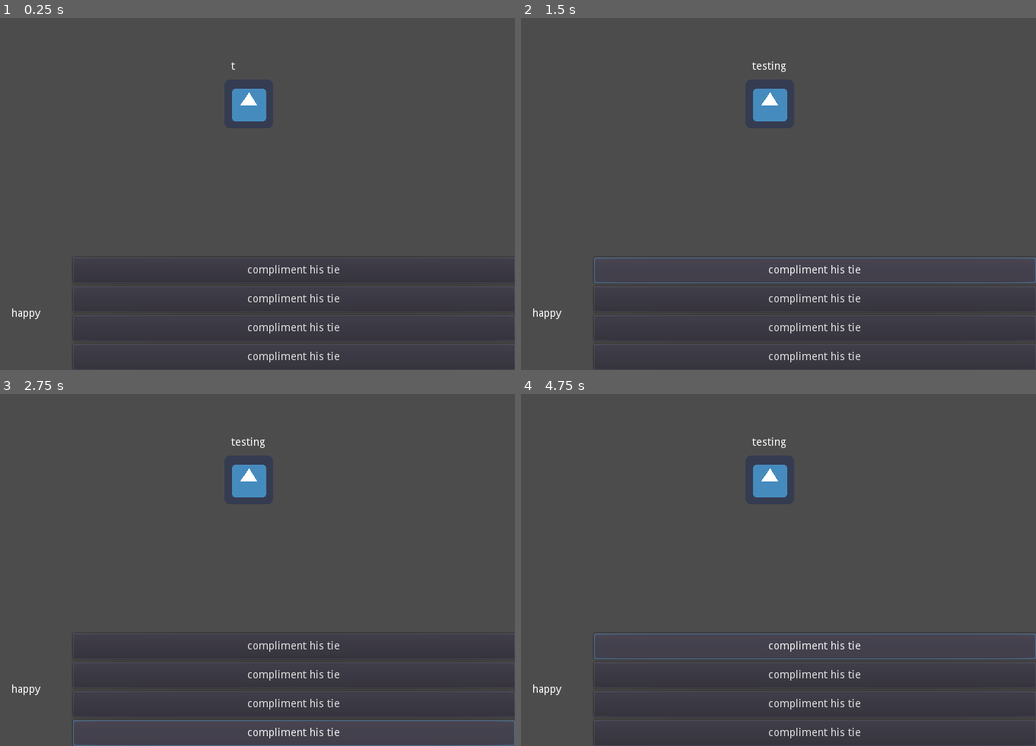
Above: before the commit, frames 1-4 (two rows, left to right).
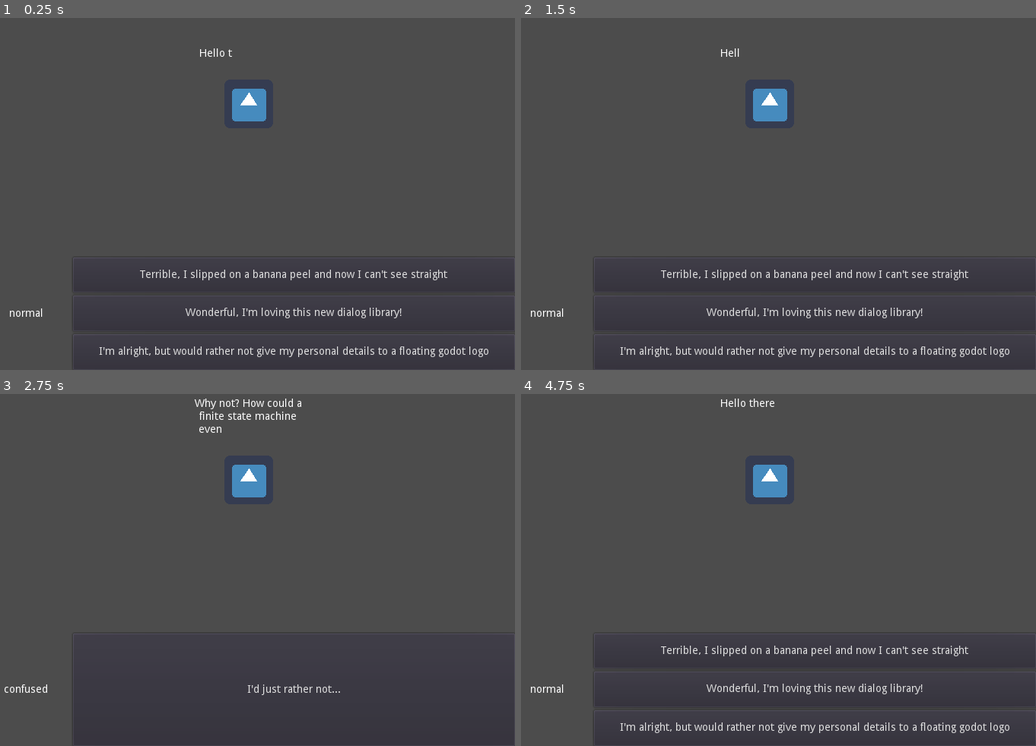
Above: after the commit, the same moments.

Repository: creikey/godot-dialog
Game: Godot game, scene res://Main.tscn
The game is run twice, just before and just after one commit, with the same random seed, the same clock (stepped at 60 frames per second) and the same inputs. The engine's default icon, where the game draws it, is replaced by a stand-in: a white triangle on a blue panel in a dark square.
Inputs (mouse positions are in pixels of both pictures, inside the frame that each line leads up to):
- Up to frame 1 (0.25 s): no input
- Up to frame 2 (1.5 s): click (814, 274) at 0.5 s, where only the run after the commit has a clickable "Terrible, I slipped on a bana…"; click "compliment his tie" (after the commit: "It's fine") at 1.25 s
- Up to frame 3 (2.75 s): click (293, 728) at 2 s, where only the run after the commit has a clickable "I'm alright, but would rather…"
- Up to frame 4 (4.75 s): click "compliment his tie" (after the commit: "I'd just rather not...") at 2.75 s; click (814, 689) at 3.5 s, where only the run after the commit has a clickable "Wonderful, I'm loving this ne…"; click "compliment his tie" (after the commit: "Yeah!") at 4.25 s

The runs differ from the first frame. In frame 1, 2.9% of the frame differs, in the area x 1-100%, y 8-98%; in frame 2, 3.3%; in frame 3, 2.0%; in frame 4, 3.4%, in the area x 1-100%, y 1-98%.

Commit message:
Fix bug in sample dialog and add working parser

Diff:
--- a/example-parser/DialogParser.gd
+++ b/example-parser/DialogParser.gd
@@ -3,15 +3,35 @@
 export (PackedScene) var choice_button_pack
 export (NodePath) var dialog_choices_vbox_node_path
 export (NodePath) var character_node_path
+export (NodePath) var status_label_path
 
 onready var dialog_choices_vbox_node = get_node(dialog_choices_vbox_node_path)
 onready var character_node = get_node(character_node_path)
+onready var status_label = get_node(status_label_path)
 
 var dialog_dict: Dictionary = {}
+
+var cur_state: String = "0" setget set_cur_state
+
+func set_cur_state(new_cur_state):
+	cur_state = new_cur_state
+	status_label.text = dialog_dict[cur_state]["state"]
+	character_node.text = dialog_dict[cur_state]["text"]
+	for choice in dialog_choices_vbox_node.get_children():
+		choice.queue_free()
+	for choice_text in dialog_dict[cur_state]["choices"].keys():
+		var cur_dialog_choice: Button = choice_button_pack.instance()
+		cur_dialog_choice.text = choice_text
+		cur_dialog_choice.connect("pressed", self, "choice_button_pressed", [dialog_dict[cur_state]["choices"][choice_text]])
+		dialog_choices_vbox_node.add_child(cur_dialog_choice)
+
+func choice_button_pressed(new_state):
+	self.cur_state = new_state[0]
 
 func _ready():
 	var dialog_file: File = File.new()
 	dialog_file.open("res://dialog.json", File.READ)
 	dialog_dict = parse_json(dialog_file.get_as_text())
 	dialog_file.close()
-	print(dialog_dict)
+#	print(dialog_dict["0"])
+	self.cur_state = "0"
--- a/example-parser/Main.tscn
+++ b/example-parser/Main.tscn
@@ -70,3 +70,4 @@
 choice_button_pack = ExtResource( 3 )
 dialog_choices_vbox_node_path = NodePath("../UI/ChoicesAndInfo/DialogChoices")
 character_node_path = NodePath("../Mike")
+status_label_path = NodePath("../UI/ChoicesAndInfo/StatusLabel")
--- a/example-parser/dialog.json
+++ b/example-parser/dialog.json
@@ -12,21 +12,21 @@
 		"state": "sad",
 		"text": "I'm sorry to hear that",
 		"choices": {
-			"It's fine": "1"
+			"It's fine": "0"
 		}
 	},
 	"2": {
 		"state": "happy",
 		"text": "Awesome!",
 		"choices": {
-			"Yeah!": "1"
+			"Yeah!": "0"
 		}
 	},
 	"3": {
 		"state": "confused",
 		"text": "Why not? How could a finite state machine even take undesired action",
 		"choices": {
-			"I'd just rather not...": "1"
+			"I'd just rather not...": "0"
 		}
 	}
 }
